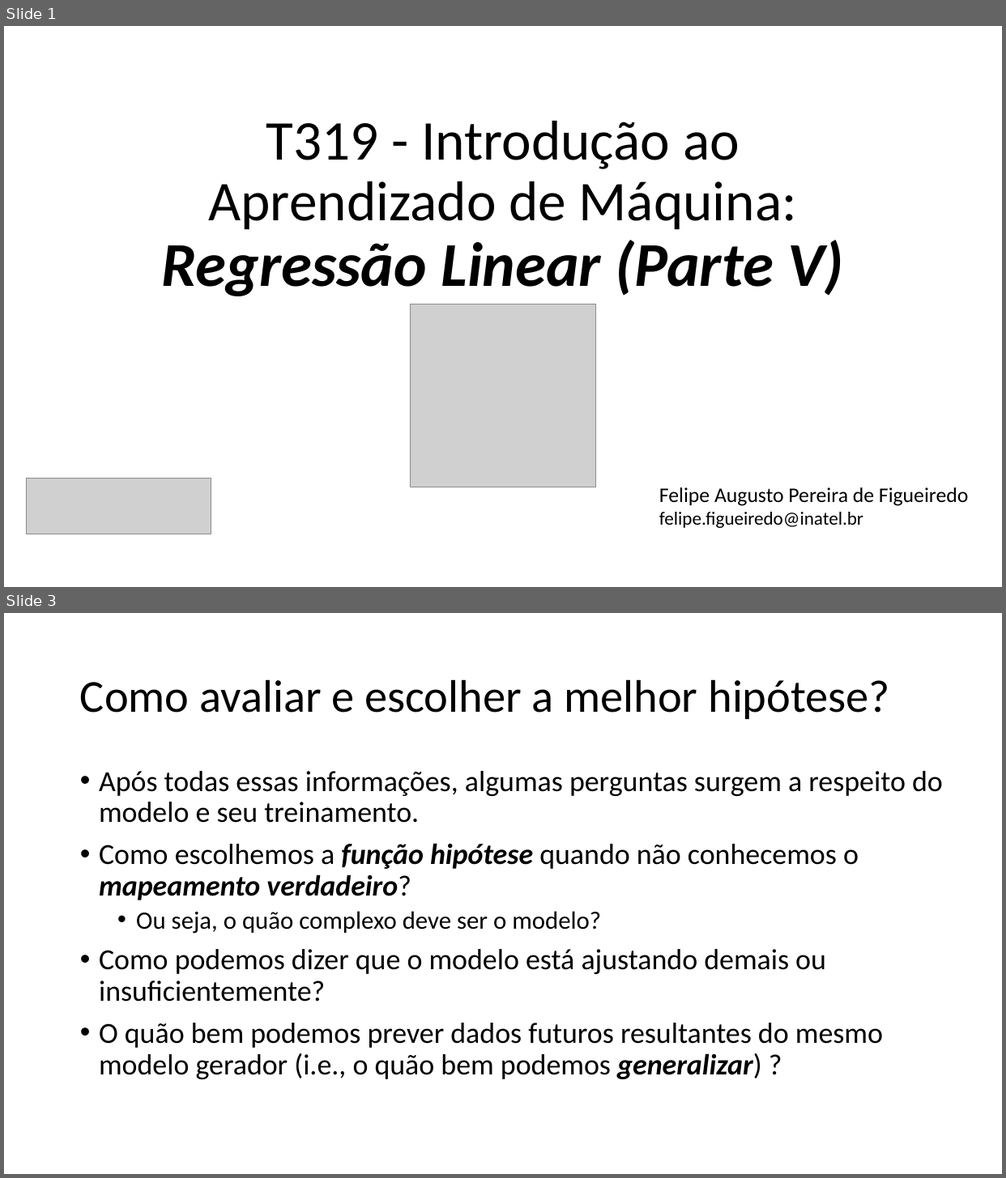
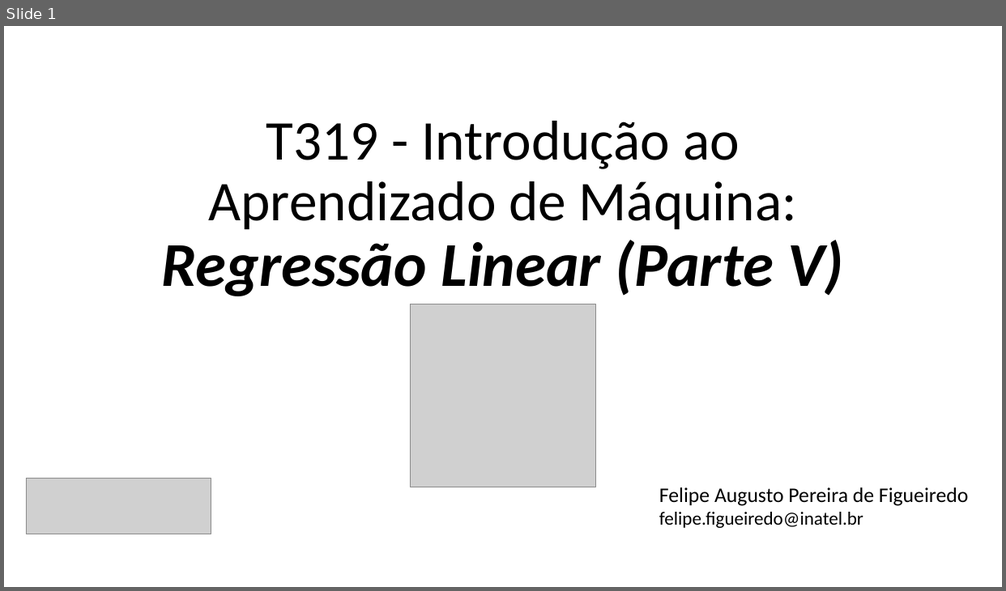
Before and after one commit to zz4fap/t319_aprendizado_de_maquina, a slide deck: slides/T319_Regressão_Linear (Parte V).pptx. Shown one above the other, each under a label of ours: slides 1 and 3 before the commit, slide 1 after it; the slides between them are not shown. The pictures are 1006x1178 and 1006x591 pixels, drawn with LibreOffice and Linux fonts; fonts in the diff are those of the drawing; grey boxes stand for pictures. Boxes give left, top, right and bottom in pixels: in the first picture for what was removed or moved away, otherwise in the second. Text is boxed around its words. In the diff, an @@ line names an element or a change of style, - is before the commit and + after.

```diff
--- a/slides/T319_Regressão_Linear (Parte V).pptx
+++ b/slides/T319_Regressão_Linear (Parte V).pptx
@@ slide 3 removed at box(4, 613, 1002, 1174), background #FFFFFF @@
@@ title removed at box(80, 679, 890, 719) @@
-Como avaliar e escolher a melhor hipótese?
@@ text removed at box(99, 771, 943, 1080) @@
-• Após todas essas informações, algumas perguntas surgem a respeito do modelo e seu treinamento.
-• Como escolhemos a função hipótese quando não conhecemos o mapeamento verdadeiro?
-  • Ou seja, o quão complexo deve ser o modelo?
-• Como podemos dizer que o modelo está ajustando demais ou insuficientemente?
-• O quão bem podemos prever dados futuros resultantes do mesmo modelo gerador (i.e., o quão bem podemos generalizar) ?
```
Also in this commit, not shown: 6 slides changed, 7 slides added, 7 other slides removed, 8 other files.
